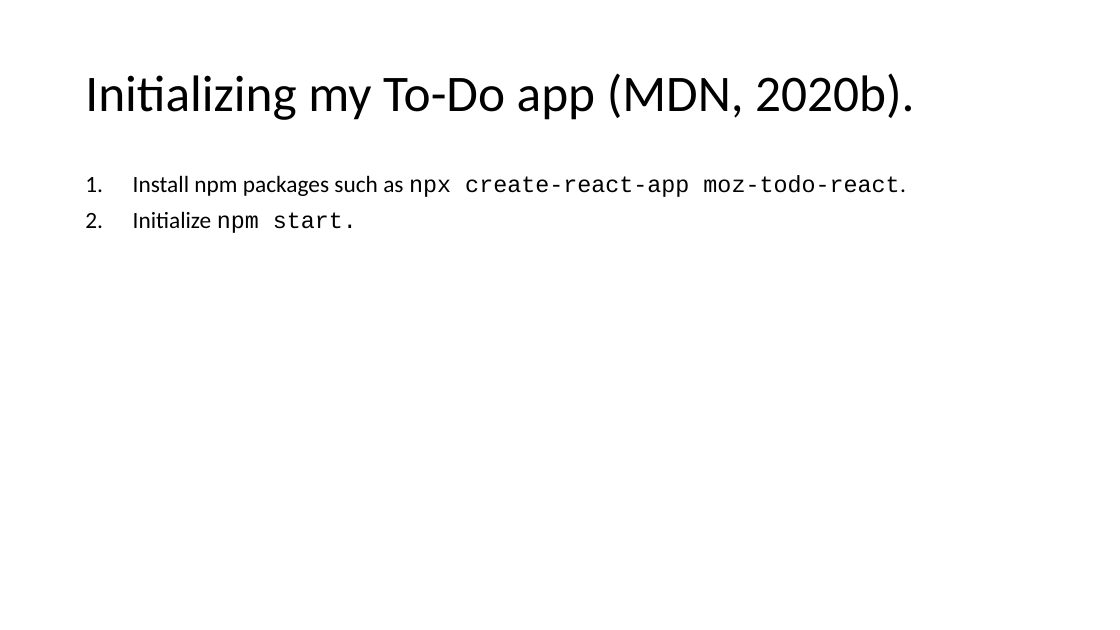
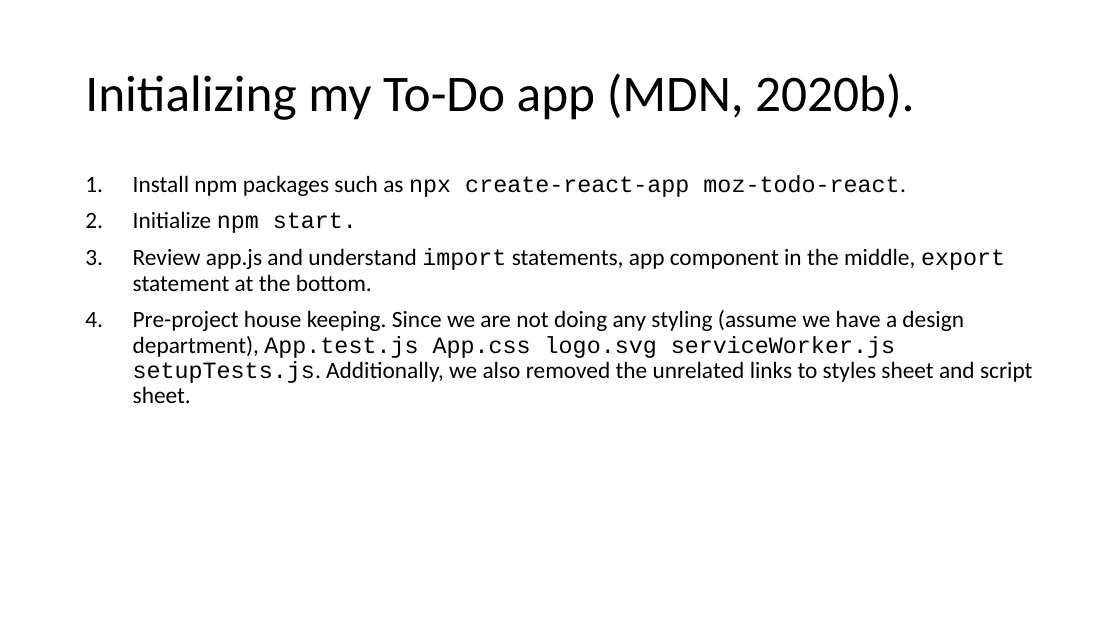
Before and after one commit to jia-von/react-app-planning-assignment, a slide deck: slide 3 of To-Do-App-Illustrations/React To-Do Planning Assignment.pptx. Drawn at 1120x630 pixels with LibreOffice and Linux fonts; fonts in the diff are those of the drawing. Boxes give left, top, right and bottom in pixels: in the first picture for what was removed or moved away, otherwise in the second. Text is boxed around its words. In the diff, an @@ line names an element or a change of style, - is before the commit and + after.

Commit message:
added skeleton to the app.js sheet

```diff
--- a/To-Do-App-Illustrations/React To-Do Planning Assignment.pptx
+++ b/To-Do-App-Illustrations/React To-Do Planning Assignment.pptx
@@ text at (133, 248, 1032, 403): paragraphs added @@
+3. Review app.js and understand import statements, app component in the middle, export statement at the bottom.
+4. Pre-project house keeping. Since we are not doing any styling (assume we have a design department), App.test.js App.css logo.svg serviceWorker.js setupTests.js. Additionally, we also removed the unrelated links to styles sheet and script sheet.
```
Also in this commit, not shown: 3 other slides changed, 1 slide added, 8 other files.
